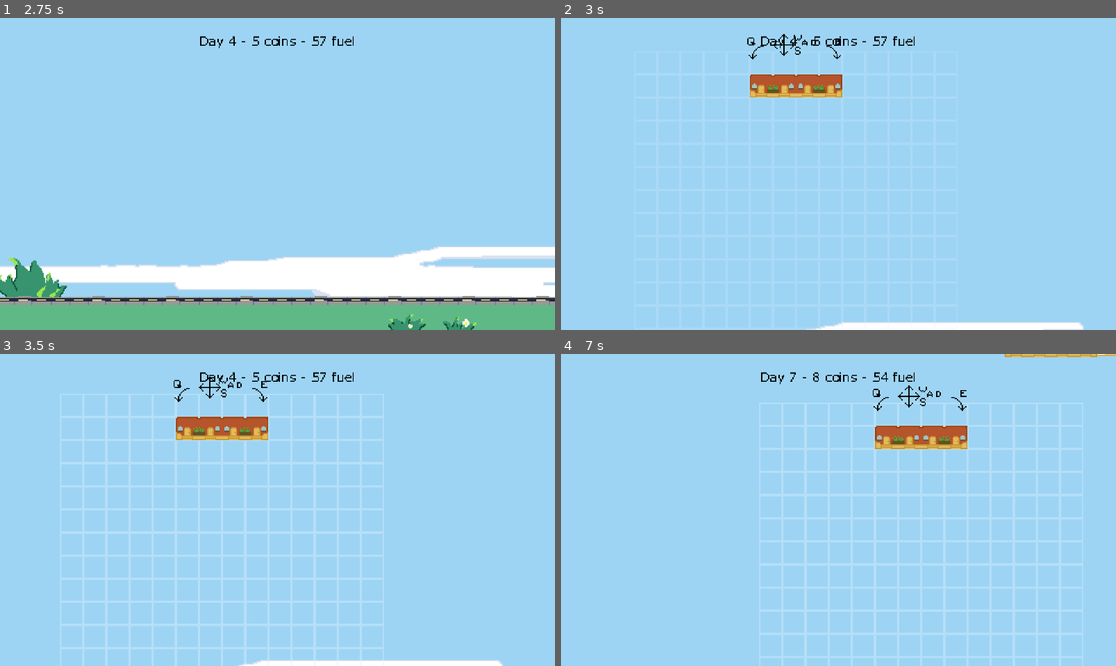
Above: before the commit, frames 1-4 (two rows, left to right).
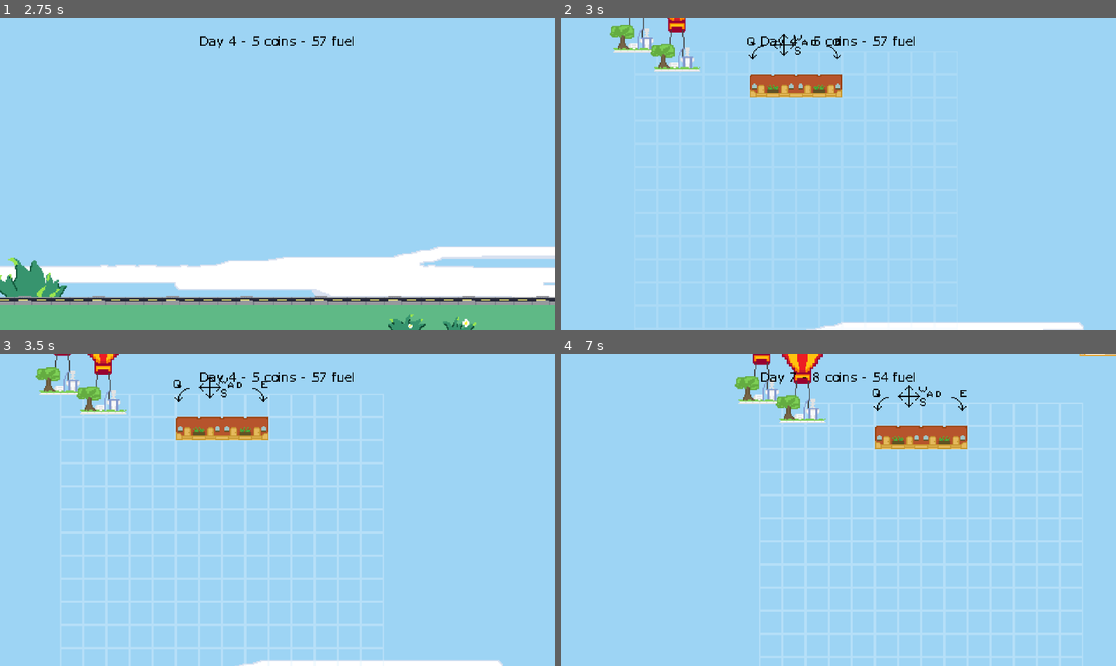
Above: after the commit, the same moments.

Repository: mondobe/TetraCity
Game: Godot game, scene res://scenes/main.tscn
Two runs of this game, one before a commit and one after it. Both use one fixed random seed, a clock stepped at 60 frames per second and the inputs below.
Inputs (mouse positions are in pixels of both pictures, inside the frame that each line leads up to):
- Up to frame 1 (2.75 s): click "Start" at 0.5 s; tap Enter (test_end_day) at 1.25, 1.35, 2.3 s; move the mouse to (399, 158) at 1.27 s; hold D (move_right) 1.28-2.03 s; click (399, 158) at 1.42 s; move the mouse to (166, 189) at 2.02 s; hold S (move_down) from 2.03 s (still down); click (166, 189) at 2.1 s
- Up to frame 2 (3 s): move the mouse to (894, 105) at 2.77 s; release S (move_down) at 2.78 s; hold D (move_right) from 2.78 s (still down); tap Space (test_create_building) at 2.85 s; click (894, 105) at 2.92 s
- Up to frame 3 (3.5 s): keep holding D (move_right); tap Enter (test_end_day) at 3.05 s
- Up to frame 4 (7 s): move the mouse to (810, 572) at 3.52 s; release D (move_right) at 3.53 s; hold W (move_up) 3.53-4.28 s; tap Enter (test_end_day) at 3.6, 4.55, 5.1, 6.05, 6.8 s; click (810, 572) at 3.67 s; move the mouse to (1005, 556) at 4.27 s; hold Shift 4.28-5.03 s; hold A (move_left) 4.28-5.78 s; click (1005, 556) at 4.42 s; move the mouse to (672, 463) at 5.02 s; click (672, 463) at 5.17 s; move the mouse to (866, 510) at 5.77 s; press the mouse at (866, 510) at 5.78 s; hold S (move_down) 5.78-6.53 s; move the mouse to (755, 432) at 6.52 s; release the mouse at (755, 432) at 6.53 s; hold D (move_right) from 6.53 s (still down); tap Space (test_create_building) at 6.6 s; click (755, 432) at 6.67 s

Frame 1 is identical in both runs. In frame 2, 1.1% of the frame differs, in the area x 8-26%, y 0-18%; in frame 3, 1.2%; in frame 4, 1.7%, in the area x 31-97%, y 0-23%.

Commit message:
Just add a bunch of demo prep stuff
I need to edit the balance now...

Diff:
--- a/buildings/apartment.tres
+++ b/buildings/apartment.tres
@@ -14,3 +14,9 @@
 center_mode = 0
 kick_mode = 1
 description = "Earns one coin per day."
+variations = Array[String](["apartment"])
+first_spawning_day = 0
+balloon_lifetime = 3
+probabilities = Array[float]([0.4, 0.2])
+starting_price = 5.0
+daily_increase = 0.4
--- a/buildings/cafe.tres
+++ b/buildings/cafe.tres
@@ -14,3 +14,9 @@
 center_mode = 0
 kick_mode = 0
 description = "Earns the same income as the highest-earning adjacent building each day (excluding other Cafes)."
+variations = Array[String](["cafe"])
+first_spawning_day = 6
+balloon_lifetime = 2
+probabilities = Array[float]([0.16, 0.07, 0.11, 0.06])
+starting_price = 30.0
+daily_increase = 1.5
--- a/buildings/city_hall.tres
+++ b/buildings/city_hall.tres
@@ -13,3 +13,9 @@
 center_mode = 1
 kick_mode = 0
 description = "Handles administrative tasks."
+variations = Array[String](["city_hall"])
+first_spawning_day = 0
+balloon_lifetime = 60
+probabilities = Array[float]([0.0])
+starting_price = 0
+daily_increase = 0
--- a/buildings/nuclear_reactor.tres
+++ b/buildings/nuclear_reactor.tres
@@ -13,3 +13,9 @@
 center_mode = 1
 kick_mode = 0
 description = "Supercharges all nearby buildings, causing them to make 5 times as much money!"
+variations = Array[String](["nuclear_reactor"])
+first_spawning_day = 50
+balloon_lifetime = 11
+probabilities = Array[float]([1.0, 0.0])
+starting_price = 1000.0
+daily_increase = 0.0
--- a/buildings/park.tres
+++ b/buildings/park.tres
@@ -13,3 +13,9 @@
 center_mode = 1
 kick_mode = 0
 description = "Earns 1 coin for each adjacent building."
+variations = Array[String](["park"])
+first_spawning_day = 2
+balloon_lifetime = 5
+probabilities = Array[float]([0.5, 0.2, 0.08])
+starting_price = 10.0
+daily_increase = 0.2
--- a/buildings/school.tres
+++ b/buildings/school.tres
@@ -14,3 +14,9 @@
 center_mode = 0
 kick_mode = 0
 description = "Every 5 days, earns one coin for every single building in the city."
+variations = Array[String](["school"])
+first_spawning_day = 4
+balloon_lifetime = 3
+probabilities = Array[float]([0.09, 0.08, 0.07])
+starting_price = 15.0
+daily_increase = 1.1
--- a/buildings/solar_farm.tres
+++ b/buildings/solar_farm.tres
@@ -13,3 +13,9 @@
 center_mode = 1
 kick_mode = 0
 description = "Gives one day's worth of fuel every 3 days - as long as this building isn't blocked by others above it."
+variations = Array[String](["solar_farm"])
+first_spawning_day = 8
+balloon_lifetime = 1
+probabilities = Array[float]([0.05, 0.3, 0.0])
+starting_price = 50.0
+daily_increase = -0.3
--- a/scenes/gameplay/world.tscn
+++ b/scenes/gameplay/world.tscn
@@ -18,7 +18,6 @@
 [ext_resource type="Script" path="res://scripts/ui/gameplay/stats_label.gd" id="12_q7wy1"]
 [ext_resource type="Script" path="res://scripts/systems/gameplay/building_bonuses.gd" id="14_3u7nn"]
 [ext_resource type="PackedScene" uid="uid://b0rc8omyr0as8" path="res://scenes/ui/dialogue_box.tscn" id="14_qdc0i"]
-[ext_resource type="PackedScene" uid="uid://bxufr16hlwrbe" path="res://scenes/gameplay/balloon.tscn" id="16_eq88q"]
 [ext_resource type="Resource" uid="uid://bsegeoaejh2yl" path="res://buildings/variations/park.tres" id="17_072nv"]
 [ext_resource type="Resource" uid="uid://65ueslr70uo" path="res://buildings/variations/school.tres" id="18_0tkei"]
 [ext_resource type="Script" path="res://scripts/ui/gameplay/dialogue_box_spawner.gd" id="18_al1pw"]
@@ -29,8 +28,15 @@
 [ext_resource type="Script" path="res://scripts/systems/gameplay/balloon_spawn_ai.gd" id="24_fvko1"]
 [ext_resource type="PackedScene" uid="uid://cf4x3txyo6wyw" path="res://scenes/ui/building_info_box.tscn" id="26_no2ju"]
 [ext_resource type="Script" path="res://scripts/ui/gameplay/grid_click_controls.gd" id="27_lq8jb"]
+[ext_resource type="Resource" uid="uid://cbd8qt7xqw4v1" path="res://buildings/city_hall.tres" id="28_hpkc4"]
+[ext_resource type="Resource" uid="uid://bh0s6jhfgvuwv" path="res://buildings/apartment.tres" id="29_paan3"]
 [ext_resource type="PackedScene" uid="uid://cr0ovt1ydrnpm" path="res://tech_art/grass.tscn" id="29_trtxd"]
 [ext_resource type="PackedScene" uid="uid://dlsi186j032br" path="res://tech_art/grass_flower.tscn" id="30_7vn53"]
+[ext_resource type="Resource" uid="uid://da5icvnicvami" path="res://buildings/nuclear_reactor.tres" id="30_8p0k6"]
+[ext_resource type="Resource" uid="uid://cfyagiutao5c2" path="res://buildings/park.tres" id="31_1hyee"]
+[ext_resource type="Resource" uid="uid://du6t0xow0k5db" path="res://buildings/school.tres" id="32_dibiw"]
+[ext_resource type="Resource" uid="uid://x7obthv6pdcy" path="res://buildings/solar_farm.tres" id="33_uhqqw"]
+[ext_resource type="Resource" uid="uid://o4wnmgkxop7d" path="res://buildings/cafe.tres" id="34_6wwn0"]
 
 [sub_resource type="LabelSettings" id="LabelSettings_7faob"]
 font = ExtResource("11_8u3tu")
@@ -141,14 +147,14 @@
 building_grid = NodePath("../BuildingGrid")
 world_stats = NodePath("../WorldStats")
 
-[node name="SkyViewControls" type="Node" parent="." node_paths=PackedStringArray("_moving_camera", "_dialogue_box_spawner", "_building_grid", "_world_stats")]
+[node name="SkyViewControls" type="Node" parent="." node_paths=PackedStringArray("_moving_camera", "_dialogue_box_spawner", "_building_grid", "_world_stats", "_balloon_spawn_ai")]
 script = ExtResource("2_ymg3g")
 _moving_camera = NodePath("../MovingCamera")
 _dialogue_box_spawner = NodePath("../DialogueBoxSpawner")
 _building_grid = NodePath("../BuildingGrid")
 _world_stats = NodePath("../WorldStats")
+_balloon_spawn_ai = NodePath("../BalloonSpawnAI")
 _test_variations = Array[Resource("res://scripts/systems/building_grid/building_variation.gd")]([ExtResource("9_uh8o4"), ExtResource("8_gjekm"), ExtResource("17_072nv"), ExtResource("18_0tkei"), ExtResource("19_p4iij"), ExtResource("20_q54bt"), ExtResource("21_xkiqr")])
-_balloon = ExtResource("16_eq88q")
 
 [node name="DialogueBoxSpawner" type="Node" parent="." node_paths=PackedStringArray("small_pixel_ui_layer", "static_small_pixel_ui_layer")]
 script = ExtResource("18_al1pw")
@@ -158,9 +164,11 @@
 small_pixel_ui_layer = NodePath("../SmallPixelUILayer")
 static_small_pixel_ui_layer = NodePath("../StaticSmallPixelUILayer")
 
-[node name="BalloonSpawnAI" type="Node" parent="." node_paths=PackedStringArray("_sky_view_controls")]
+[node name="BalloonSpawnAI" type="Node" parent="." node_paths=PackedStringArray("_sky_view_controls", "_world_stats")]
 script = ExtResource("24_fvko1")
 _sky_view_controls = NodePath("../SkyViewControls")
+_world_stats = NodePath("../WorldStats")
+_blueprints = Array[Resource("res://scripts/systems/building_grid/building_blueprint.gd")]([ExtResource("28_hpkc4"), ExtResource("29_paan3"), ExtResource("30_8p0k6"), ExtResource("31_1hyee"), ExtResource("32_dibiw"), ExtResource("33_uhqqw"), ExtResource("34_6wwn0")])
 
 [node name="GridClickControls" type="Node" parent="." node_paths=PackedStringArray("building_grid", "moving_camera", "dialogue_box_spawner")]
 script = ExtResource("27_lq8jb")
--- /dev/null
+++ b/scenes/menus/you_lose.tscn
@@ -0,0 +1,21 @@
+[gd_scene load_steps=2 format=3 uid="uid://dsoaacb6q0r2x"]
+
+[ext_resource type="Texture2D" uid="uid://u7tqs1bfs43f" path="res://sprites/ui/you_lose.png" id="1_d6qym"]
+
+[node name="YouLose" type="Control"]
+layout_mode = 3
+anchors_preset = 15
+anchor_right = 1.0
+anchor_bottom = 1.0
+grow_horizontal = 2
+grow_vertical = 2
+
+[node name="TextureRect" type="TextureRect" parent="."]
+layout_mode = 1
+anchors_preset = 15
+anchor_right = 1.0
+anchor_bottom = 1.0
+grow_horizontal = 2
+grow_vertical = 2
+texture = ExtResource("1_d6qym")
+stretch_mode = 5
--- /dev/null
+++ b/scenes/menus/you_win.tscn
@@ -0,0 +1,21 @@
+[gd_scene load_steps=2 format=3 uid="uid://ckh8ru78erlco"]
+
+[ext_resource type="Texture2D" uid="uid://7yt8ag8a7v43" path="res://sprites/ui/you_win.png" id="1_x5a1a"]
+
+[node name="YouWin" type="Control"]
+layout_mode = 3
+anchors_preset = 15
+anchor_right = 1.0
+anchor_bottom = 1.0
+grow_horizontal = 2
+grow_vertical = 2
+
+[node name="TextureRect" type="TextureRect" parent="."]
+layout_mode = 1
+anchors_preset = 15
+anchor_right = 1.0
+anchor_bottom = 1.0
+grow_horizontal = 2
+grow_vertical = 2
+texture = ExtResource("1_x5a1a")
+stretch_mode = 5
--- a/scripts/environment/skyview_controls.gd
+++ b/scripts/environment/skyview_controls.gd
@@ -14,11 +14,13 @@
 ## The world stats.
 @export var _world_stats: WorldStats
 
+@export var _balloon_spawn_ai: BalloonSpawnAI
+
 ## The building variations that can randomly spawn upon pressing SPACE.
 @export var _test_variations: Array[BuildingVariation]
 
 ## The scene holding the balloon.
-@export var _balloon: PackedScene
+var _balloon: PackedScene = preload("res://scenes/gameplay/balloon.tscn")
 
 ## The NPC dialogue box being shown currently.
 @onready var _npc_dialogue_box: NpcDialogueBox = null
@@ -61,7 +63,7 @@
 ## Spawn a dialogue box (called when clicking on a balloon).
 func balloon_dialogue(balloon: Balloon) -> void:
 	if _npc_dialogue_box:
-		return
+		ignore_button(_npc_dialogue_box)
 
 	_moving_camera.lock_to_camera_mode(MovingCamera.CameraMode.SKY)
 	var dialogue_box_pos = (Vector2(80, 80)
@@ -82,7 +84,7 @@
 	_world_stats.top_label.update()
 	_moving_camera.lock_to_camera_mode(MovingCamera.CameraMode.GROUND)
 	_building_grid.make_and_place(box.variation)
-	box.balloon.queue_free()
+	_balloon_spawn_ai.remove_balloon(box.balloon)
 	box.queue_free()
 
 ## Hide an undesirable NPC dialogue box (called upon pressing "No, thanks").
--- a/scripts/systems/building_grid/building_blueprint.gd
+++ b/scripts/systems/building_grid/building_blueprint.gd
@@ -23,3 +23,24 @@
 
 ## The building's description
 @export_multiline var description: String
+
+## The list of variations that can spawn of this building.
+@export var variations: Array[String]
+
+## The day on which this building can first arrive as a balloon
+@export var first_spawning_day: int
+
+## The number of days for which a balloon with this building lasts
+@export var balloon_lifetime: int
+
+## The probabilities that this building will spawn depending on the number of these
+## buildings that are in the world.
+## So, if there are no buildings in the world (on balloons or in the grid) at the
+## start of a day, the building will spawn with probability probabilities[0].
+@export var probabilities: Array[float]
+
+## The price of this building on the day on which it can first appear.
+@export var starting_price: float
+
+## The price increase of this building per day.
+@export var daily_increase: float
--- a/scripts/systems/gameplay/balloon_spawn_ai.gd
+++ b/scripts/systems/gameplay/balloon_spawn_ai.gd
@@ -4,6 +4,14 @@
 
 ## The sky view controls.
 @export var _sky_view_controls: SkyViewControls
+
+@export var _world_stats: WorldStats
+
+@export var _blueprints: Array[BuildingBlueprint]
+
+@onready var buildings_in_world: Dictionary = Dictionary()
+
+@onready var balloons: Array[Balloon] = []
 
 # Called when the node enters the scene tree for the first time.
 func _ready() -> void:
@@ -12,10 +20,47 @@
 
 ## Called each day to spawn random NPCs.
 func on_new_day() -> void:
-	pass
+	for balloon in balloons:
+		balloon.lifetime -= 1
+		if balloon.lifetime <= 0:
+			balloon.queue_free()
+			buildings_in_world[balloon.blueprint] -= 1
+
+	balloons = balloons.filter(
+		func(b: Balloon) -> bool:
+			return b.lifetime > 0
+	)
+
+	for blueprint: BuildingBlueprint in _blueprints:
+		test_blueprint(blueprint)
+
+func test_blueprint(blueprint: BuildingBlueprint) -> void:
+	var day = _world_stats.day
+	if day < blueprint.first_spawning_day:
+		return
+
+	var num_in_world = mini(buildings_in_world.get(blueprint, 0), blueprint.probabilities.size() - 1)
+	var prob = blueprint.probabilities[num_in_world]
+	if randf() < prob:
+		var var_name: String = blueprint.variations.pick_random()
+		var price_increase = blueprint.daily_increase * (day - blueprint.first_spawning_day)
+		var price: int = roundi(blueprint.starting_price + price_increase)
+		spawn(var_name, price)
+
+## Spawn the building with the given variation in a random position with the
+## given price.
+func spawn(name: String, price: int) -> void:
+	var v: BuildingVariation = load("res://buildings/variations/%s.tres" % name)
+	spawn_variation(v, price)
 
 ## Spawn the building with the given filename in a random position with the
 ## given price.
-func spawn(name: String, price: int) -> void:
-	var v = load("res://buildings/variations/%s.tres" % name)
-	_sky_view_controls.spawn_balloon(price, v)
+func spawn_variation(variation: BuildingVariation, price: int) -> void:
+	var balloon = _sky_view_controls.spawn_balloon(price, variation)
+	balloons.append(balloon)
+	buildings_in_world[variation.blueprint] = (
+		buildings_in_world.get(variation.blueprint, 0) + 1)
+
+func remove_balloon(balloon: Balloon) -> void:
+	balloon.queue_free()
+	balloons.erase(balloon)
--- a/scripts/systems/gameplay/world_stats.gd
+++ b/scripts/systems/gameplay/world_stats.gd
@@ -13,6 +13,12 @@
 
 ## The node in charge of spawning balloons.
 @export var balloon_spawn_ai: BalloonSpawnAI
+
+var _nuclear_reactor: BuildingBlueprint = preload("res://buildings/nuclear_reactor.tres")
+
+var _you_win: PackedScene = preload("res://scenes/menus/you_win.tscn")
+
+var _you_lose: PackedScene = preload("res://scenes/menus/you_lose.tscn")
 
 ## The amount of coins the player has.
 var coins
@@ -47,5 +53,18 @@
 		return
 	fuel -= 1
 	day += 1
+
+	if building_grid.buildings.any(
+		func(b: Building) -> bool:
+			return b.blueprint == _nuclear_reactor
+	):
+		LevelLoader.load_level(_you_win)
+
+	if day == 61 and not building_grid.buildings.any(
+		func(b: Building) -> bool:
+			return b.blueprint == _nuclear_reactor
+	):
+		LevelLoader.load_level(_you_lose)
+
 	building_bonuses.apply_bonuses()
 	balloon_spawn_ai.on_new_day()
--- a/scripts/systems/shop/balloon.gd
+++ b/scripts/systems/shop/balloon.gd
@@ -13,18 +13,32 @@
 ## The price of the balloon's building in coins.
 var price: int
 
+## The number of days left in this balloon's lifetime.
+var lifetime: int
+
 ## The area of this balloon that can be clicked.
 @onready var click_area: Area2D = $HitboxArea
 
+@onready var sprite: Sprite2D = $BuildingSprite
+
 func _ready() -> void:
 	click_area.input_event.connect(click_input)
+	click_area.mouse_entered.connect(
+		func() -> void:
+			sprite.self_modulate = Color(0.8, 0.8, 0.8)
+	)
+	click_area.mouse_exited.connect(
+		func() -> void:
+			sprite.self_modulate = Color.WHITE
+	)
 
 ## Initialize this balloon from a blueprint variation, setting the texture and
 ## other data.
 func init_from_blueprint_variation(variation: BuildingVariation) -> void:
 	self.blueprint = variation.blueprint
 	self.variation = variation
-	var sprite = $BuildingSprite
+	self.lifetime = blueprint.balloon_lifetime
+	sprite = $BuildingSprite
 	sprite.texture = variation.sprite
 
 ## Called when this balloon is clicked on (to initialize an interaction)
Not shown: 1 places in scenes/gameplay/world.tscn that only renumber resources
Binary file added: sprites/ui/you_lose.png
Not shown, added: sprites/ui/you_lose.png.import
Binary file added: sprites/ui/you_win.png
Not shown, added: sprites/ui/you_win.png.import
